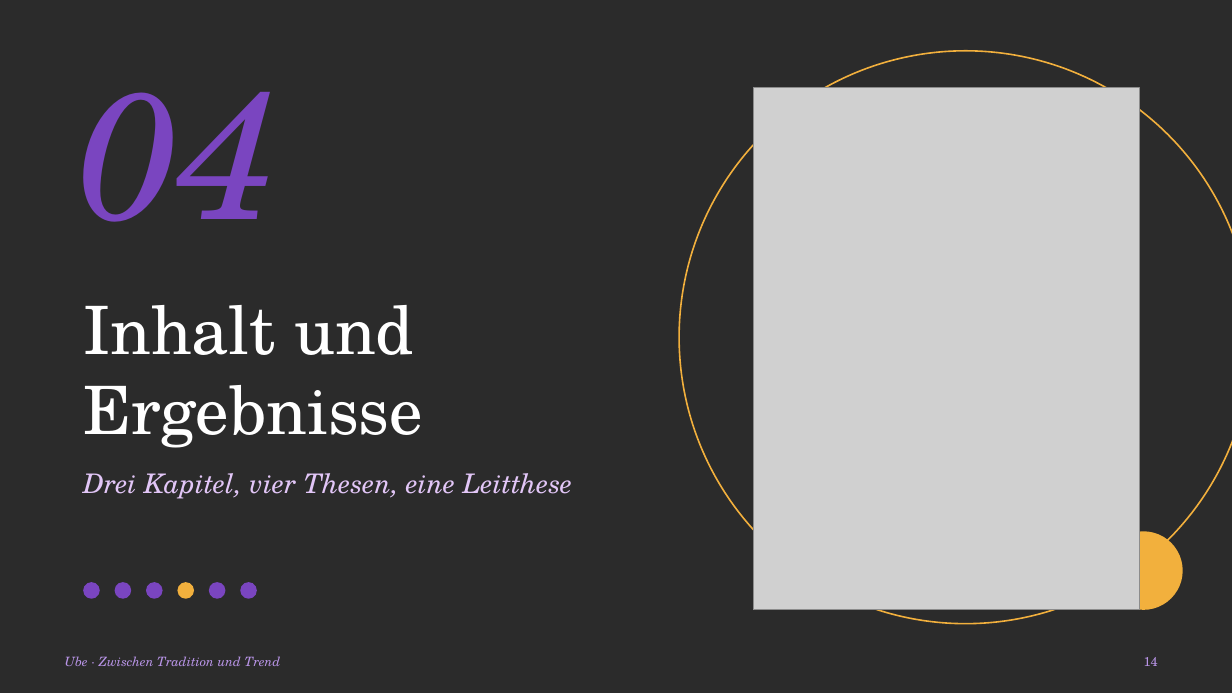
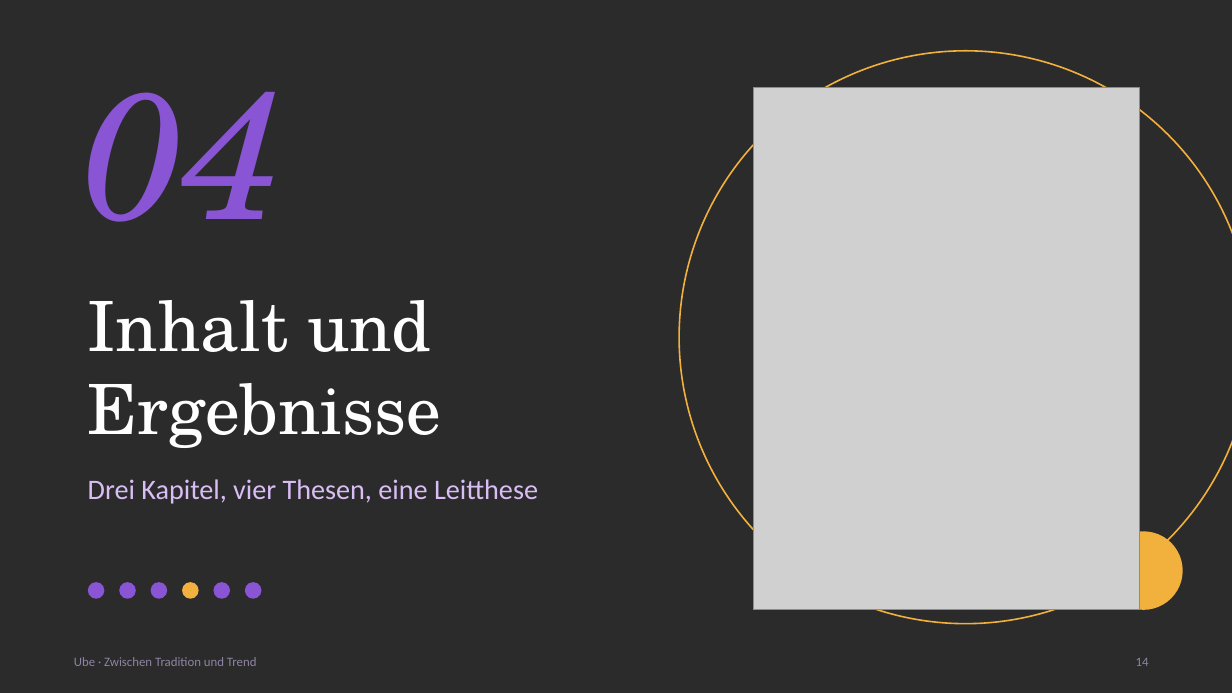
Before and after one commit to aezripeglow-collab/Ube-Sachbuch-Maturaarbeit, a slide deck: slide 14 of Ube Sachbuch Maturaarbeit/08 Präsentation/Ube_Maturapraesentation.pptx. Drawn at 1232x693 pixels with LibreOffice and Linux fonts; fonts in the diff are those of the drawing; grey boxes stand for pictures; background and template pictures are left out; a plain dark background stands for a picture behind light text. Boxes give left, top, right and bottom in pixels: in the first picture for what was removed or moved away, otherwise in the second. Text is boxed around its words. In the diff, an @@ line names an element or a change of style, - is before the commit and + after.

```diff
--- a/Ube Sachbuch Maturaarbeit/08 Präsentation/Ube_Maturapraesentation.pptx
+++ b/Ube Sachbuch Maturaarbeit/08 Präsentation/Ube_Maturapraesentation.pptx
@@ text "04" at box(83, 92, 283, 222): text colour #7A45C0 to #8A55D4 @@
@@ title "Inhalt und Ergebnisse" at box(88, 300, 441, 448): size 52 to 54 pt @@
@@ text "Drei Kapitel, vier Thesen, eine ..." at box(88, 479, 538, 504): size 21 to 22 pt, font TeX Gyre Schola to Calibri, text colour #E2C6F7 to #D9BDF5, italic off @@
@@ 6 ellipses: place and size @@
-6 ellipses at box(83, 582, 257, 599)
+6 ellipses at box(88, 582, 262, 599)
@@ fill #7A45C0 to #8A55D4 in 5 elements at box(119, 582, 136, 599), box(151, 582, 167, 599), box(213, 582, 230, 599), box(245, 582, 262, 599), box(88, 582, 104, 599) @@
@@ text "Ube · Zwischen Tradition und ...": place and size @@
-text "Ube · Zwischen Tradition und ..." at box(65, 656, 281, 666)
+text "Ube · Zwischen Tradition und ..." at box(74, 657, 257, 666)
@@ text "Ube · Zwischen Tradition und ..." at box(74, 657, 257, 666): font TeX Gyre Schola to Calibri, text colour #B894E6 to #8E84A3, italic off @@
@@ page number: place and size @@
-page number at box(1144, 657, 1158, 666)
+page number at box(1136, 658, 1149, 666)
@@ page number at box(1136, 658, 1149, 666): font TeX Gyre Schola to Calibri, text colour #B894E6 to #8E84A3 @@
```
Also in this commit, not shown: 23 other slides changed, 1 slide added, 1 slide removed, 3 other files.
